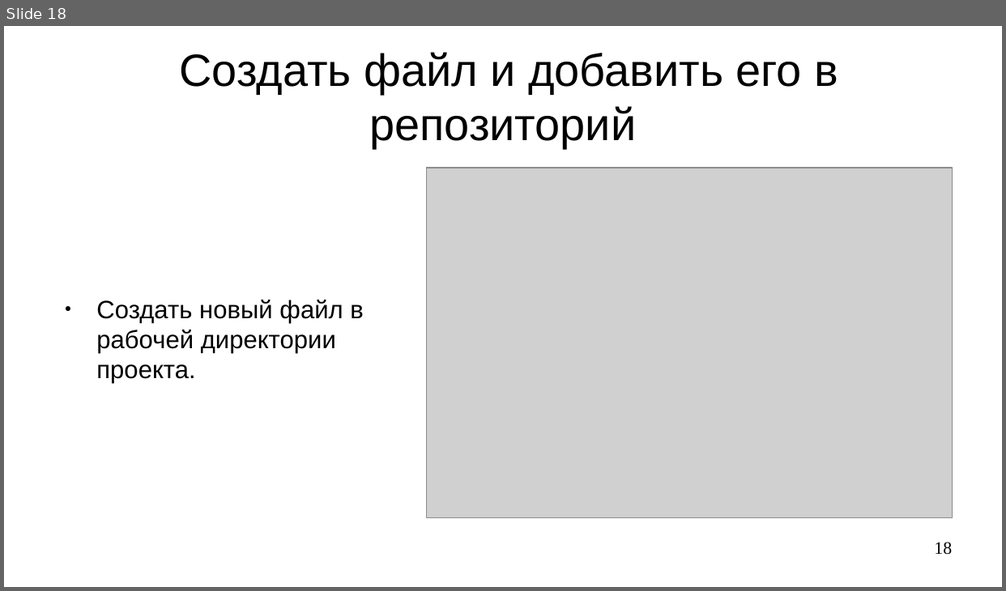
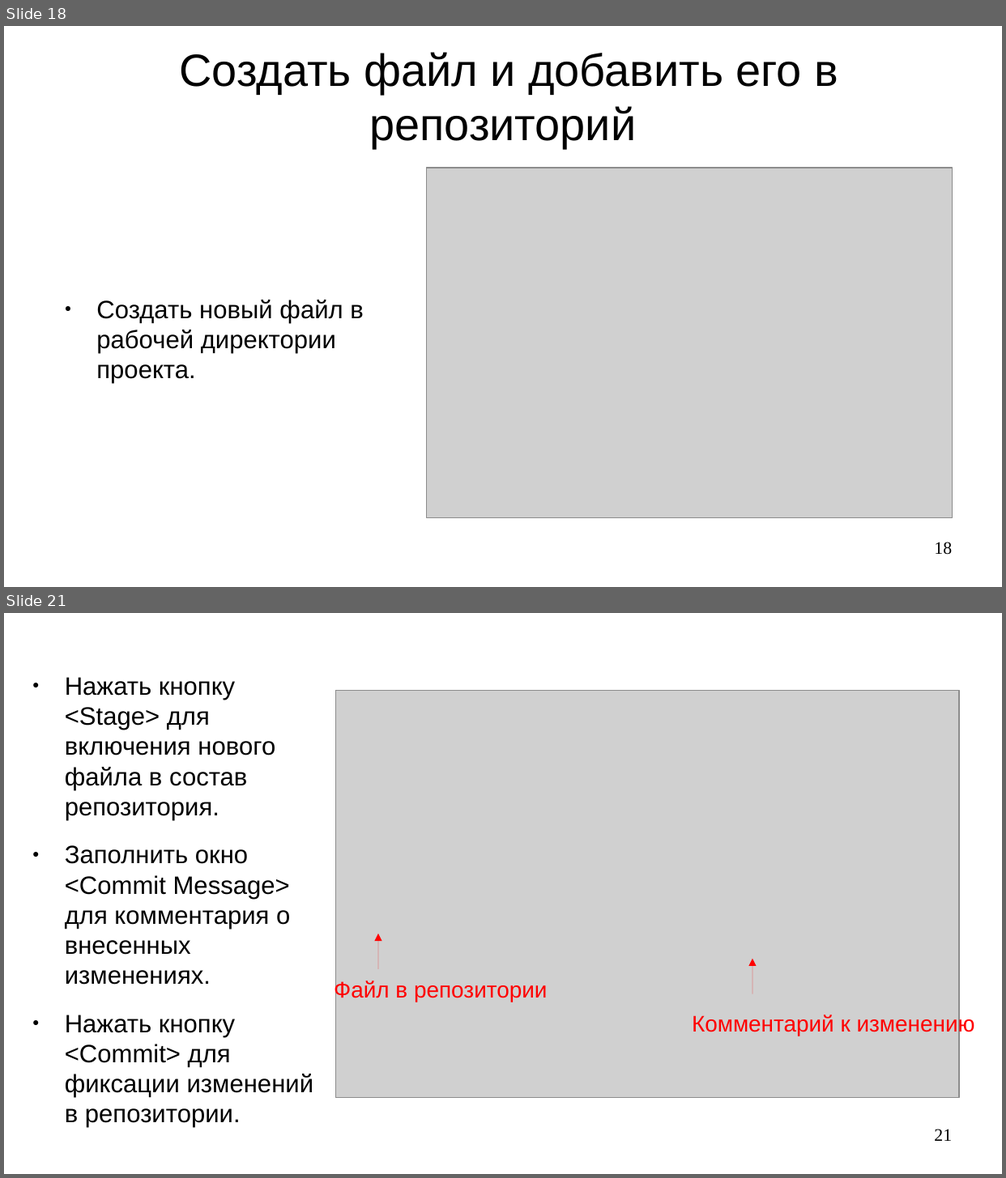
Before and after one commit to steelcraft/stud-lab, a slide deck: Практические занятия/Работа с Git.odp. Shown one above the other, each under a label of ours: slide 18 before the commit, slides 18 and 21 after it; the slides between them are not shown. The pictures are 1006x591 and 1006x1178 pixels, drawn with LibreOffice and Linux fonts; fonts in the diff are those of the drawing; grey boxes stand for pictures. Boxes give left, top, right and bottom in pixels: in the first picture for what was removed or moved away, otherwise in the second. Text is boxed around its words. In the diff, an @@ line names an element or a change of style, - is before the commit and + after.

Commit message:
Завершена публикация изменений на сервере.

```diff
--- a/Практические занятия/Работа с Git.odp
+++ b/Практические занятия/Работа с Git.odp
@@ slide 21 added at bbox=[4, 613, 1002, 1174], background #FFFFFF @@
@@ text added at bbox=[65, 677, 314, 1128], 20 pt, text #000000 @@
+● Нажать кнопку <Stage> для включения нового файла в состав репозитория.
+● Заполнить окно <Commit Message> для комментария о внесенных изменениях.
+● Нажать кнопку <Commit> для фиксации изменений в репозитории.
@@ picture added at bbox=[335, 690, 959, 1098] @@
@@ arrow added from (378, 969) to (378, 934), #FF0000 0 pt @@
@@ arrow added from (753, 995) to (753, 959), #FF0000 0 pt @@
@@ text added at bbox=[334, 980, 548, 1002], 18 pt, text #FF0000 @@
+Файл в репозитории
@@ text added at bbox=[692, 1014, 975, 1036], 18 pt, text #FF0000 @@
+Комментарий к изменению
@@ page number added at bbox=[934, 1129, 952, 1141], 14 pt, text #000000 @@
+21
```
Also in this commit, not shown: 1 slide changed, 3 other slides added.
